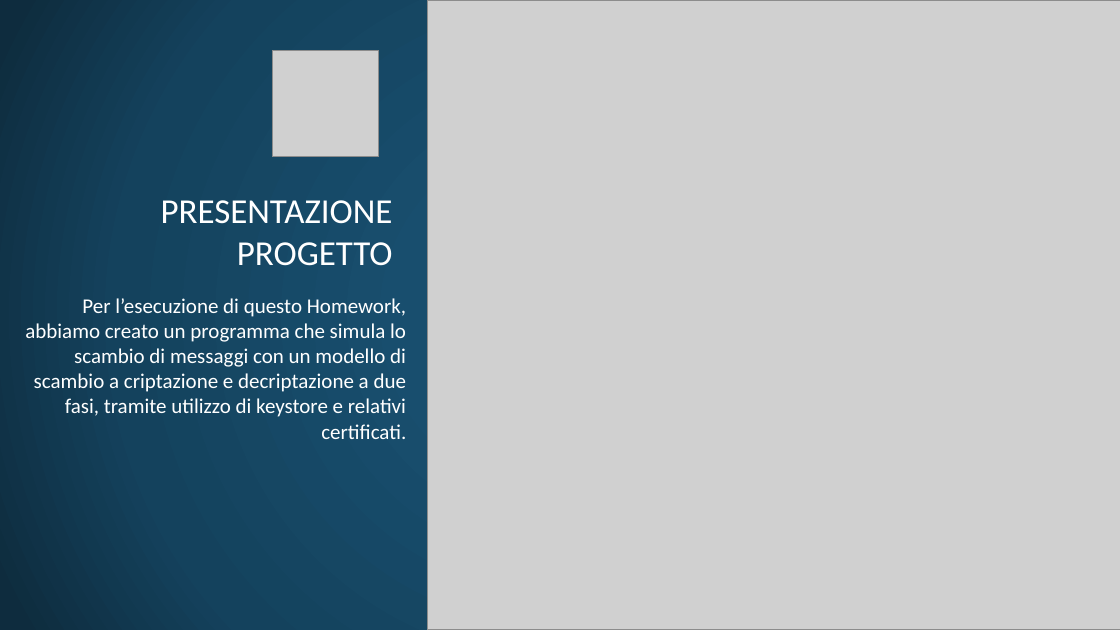
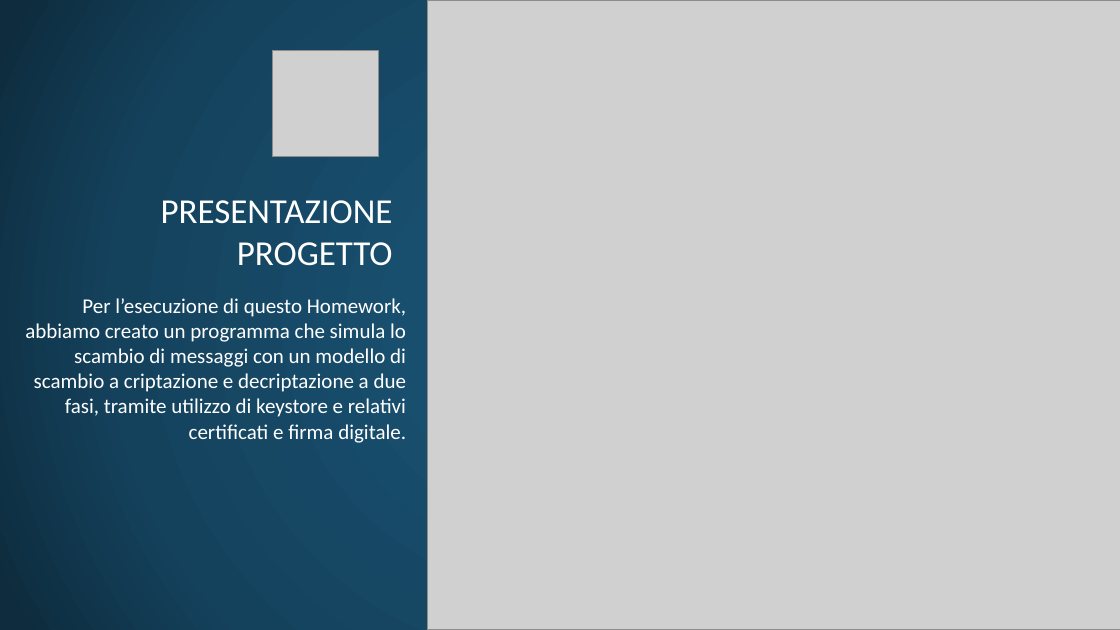
Before and after one commit to matemmequadro/homework_ssd_1, a slide deck: slide 2 of Primo Homework.pptx. Drawn at 1120x630 pixels with LibreOffice and Linux fonts; fonts in the diff are those of the drawing; grey boxes stand for pictures; background and template pictures are left out. Boxes give left, top, right and bottom in pixels: in the first picture for what was removed or moved away, otherwise in the second. Text is boxed around its words. In the diff, an @@ line names an element or a change of style, - is before the commit and + after.

```diff
--- a/Primo Homework.pptx
+++ b/Primo Homework.pptx
@@ text at (x1=25, y1=298, x2=406, y2=443): text changed @@
-Per l’esecuzione di questo Homework, abbiamo creato un programma che simula lo scambio di messaggi con un modello di scambio a criptazione e decriptazione a due fasi, tramite utilizzo di keystore e relativi certificati.
+Per l’esecuzione di questo Homework, abbiamo creato un programma che simula lo scambio di messaggi con un modello di scambio a criptazione e decriptazione a due fasi, tramite utilizzo di keystore e relativi certificati e firma digitale.
```
